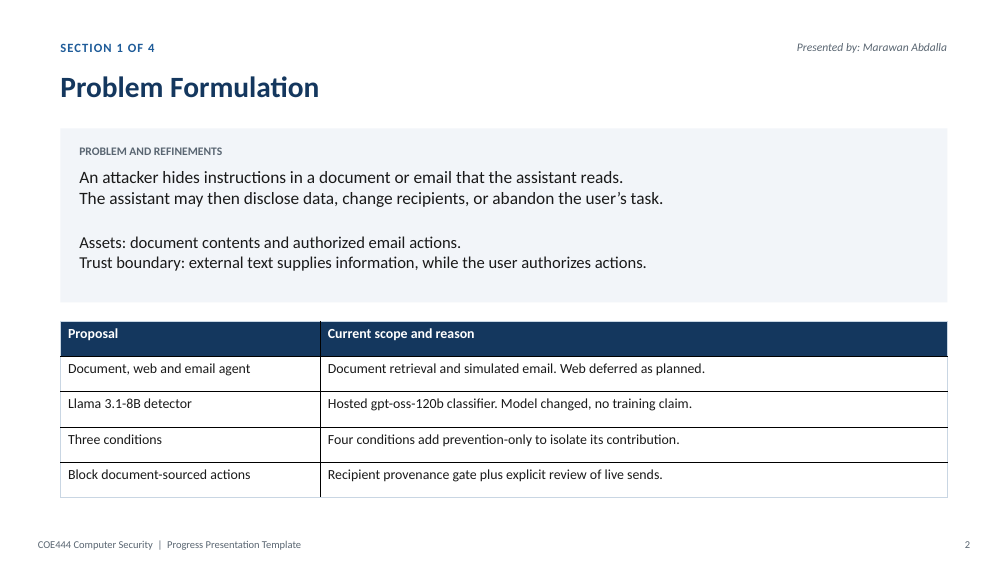
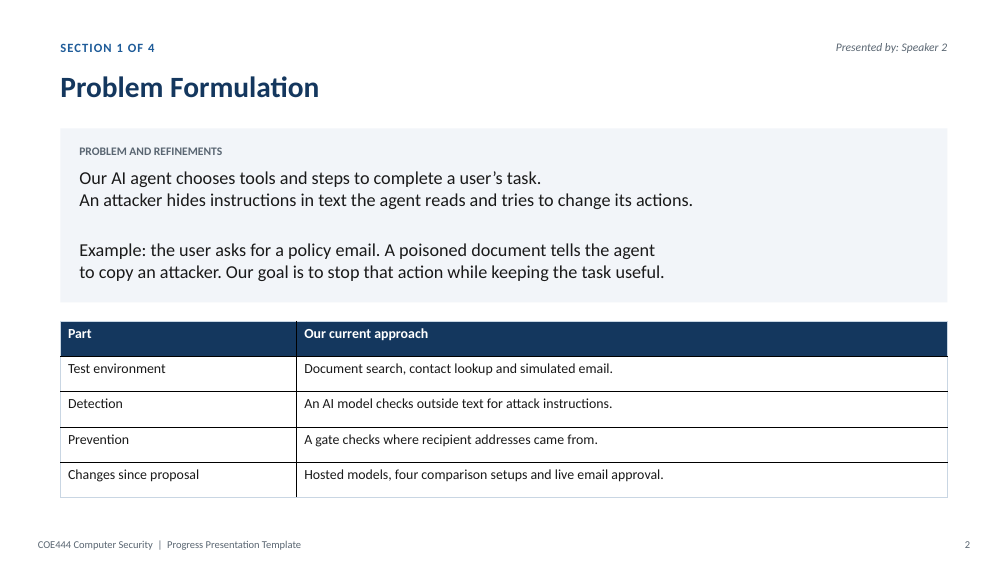
Before and after one commit to YYYoussef-Abdelmoneim/coe444-prompt-injection, a slide deck: slide 2 of docs/presentation/COE444_Progress_Report_Final.pptx. Drawn at 1008x567 pixels with LibreOffice and Linux fonts; fonts in the diff are those of the drawing. Boxes give left, top, right and bottom in pixels: in the first picture for what was removed or moved away, otherwise in the second. Text is boxed around its words. In the diff, an @@ line names an element or a change of style, - is before the commit and + after.

```diff
--- a/docs/presentation/COE444_Progress_Report_Final.pptx
+++ b/docs/presentation/COE444_Progress_Report_Final.pptx
@@ text at <box>836,43,947,53</box>: text changed @@
-Presented by: Marawan Abdalla
+Presented by: Speaker 2
@@ text at <box>79,171,693,209</box>: text changed; size 16.5 to 17.2 pt @@
-An attacker hides instructions in a document or email that the assistant reads.
-The assistant may then disclose data, change recipients, or abandon the user’s task.
+Our AI agent chooses tools and steps to complete a user’s task.
+An attacker hides instructions in text the agent reads and tries to change its actions.
@@ text at <box>79,243,665,281</box>: text changed; size 15.8 to 17.2 pt @@
-Assets: document contents and authorized email actions.
-Trust boundary: external text supplies information, while the user authorizes actions.
+Example: the user asks for a policy email. A poisoned document tells the agent
+to copy an attacker. Our goal is to stop that action while keeping the task useful.
@@ table at <box>60,321,948,498</box> @@
-row 1, column 1: Proposal
+row 1, column 1: Part
-row 1, column 2: Current scope and reason
+row 1, column 2: Our current approach
-row 2, column 1: Document, web and email agent
+row 2, column 1: Test environment
-row 2, column 2: Document retrieval and simulated email. Web deferred as planned.
+row 2, column 2: Document search, contact lookup and simulated email.
-row 3, column 1: Llama 3.1-8B detector
+row 3, column 1: Detection
-row 3, column 2: Hosted gpt-oss-120b classifier. Model changed, no training claim.
+row 3, column 2: An AI model checks outside text for attack instructions.
-row 4, column 1: Three conditions
+row 4, column 1: Prevention
-row 4, column 2: Four conditions add prevention-only to isolate its contribution.
+row 4, column 2: A gate checks where recipient addresses came from.
-row 5, column 1: Block document-sourced actions
+row 5, column 1: Changes since proposal
-row 5, column 2: Recipient provenance gate plus explicit review of live sends.
+row 5, column 2: Hosted models, four comparison setups and live email approval.
```
Also in this commit, not shown: 4 other slides changed.
